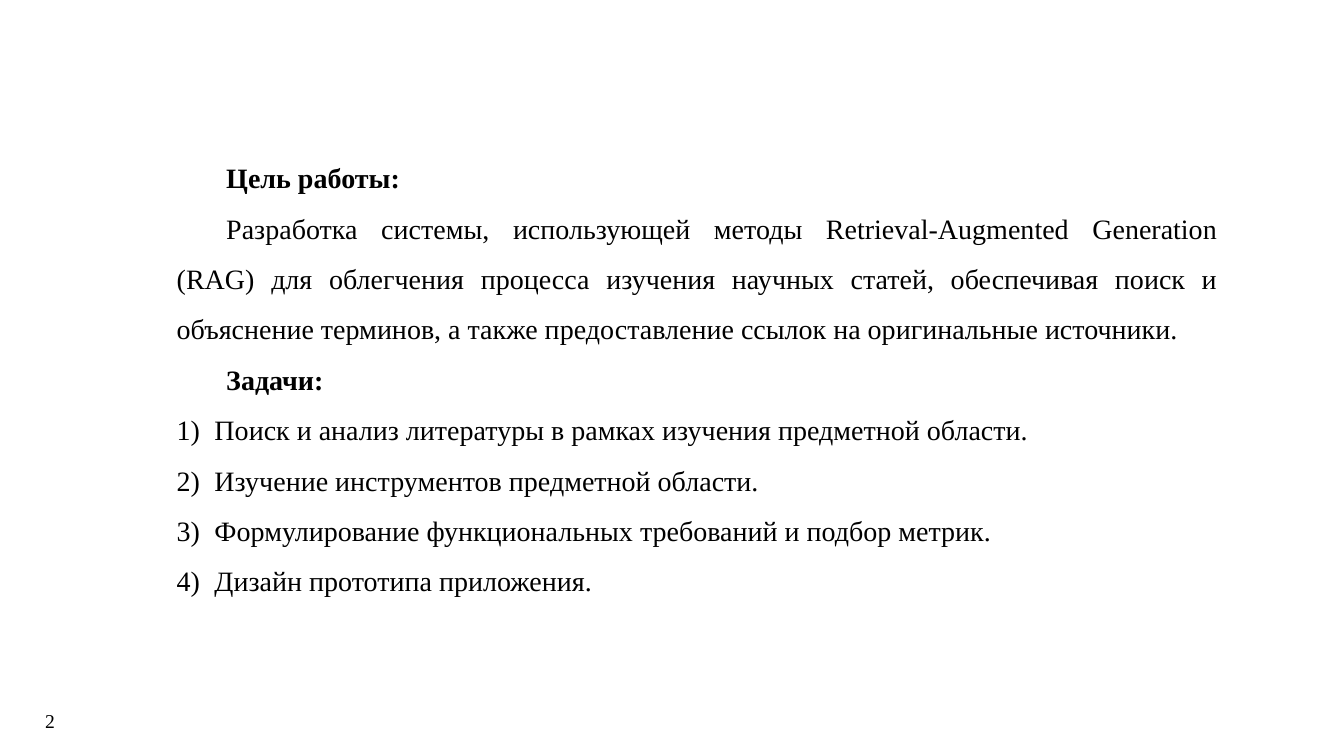
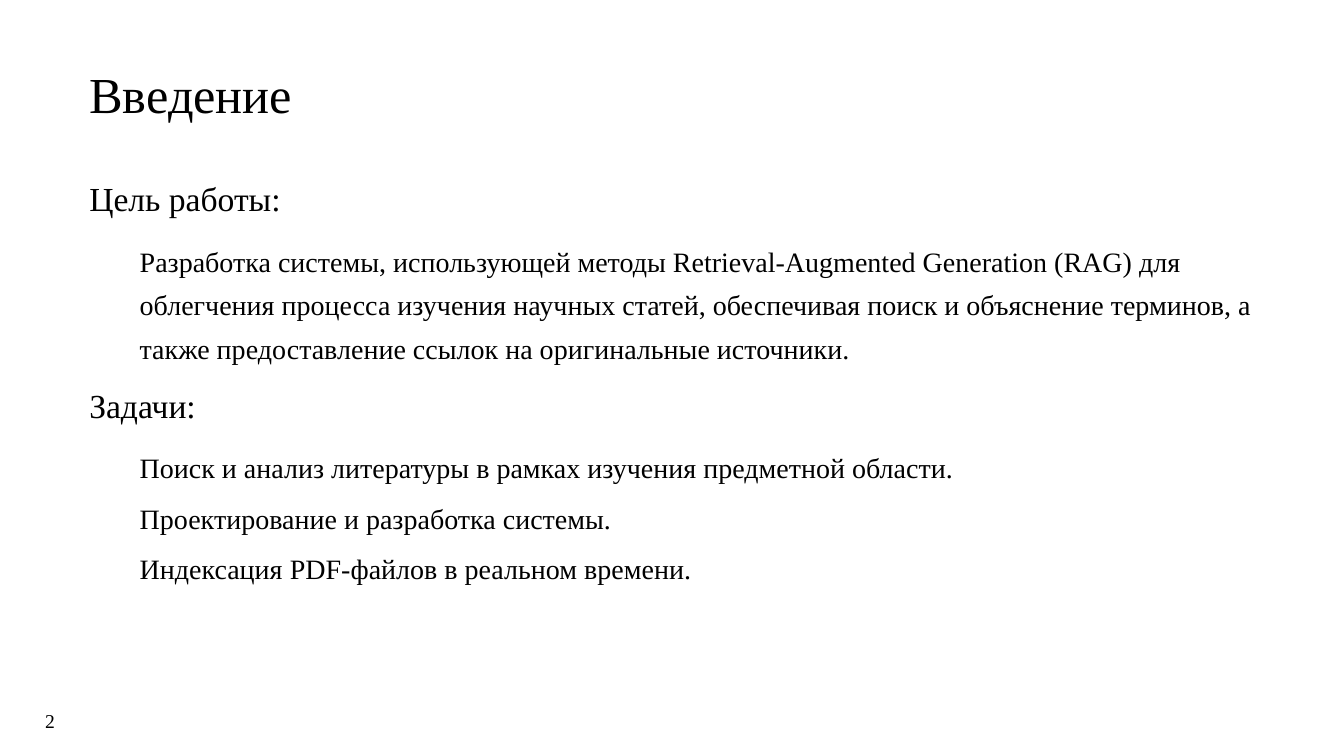
Before and after one commit to Syrenny/diploma-text, a slide deck: slide 2 of report_19.12/21930_Сыренный.pptx. Drawn at 1344x756 pixels with LibreOffice and Linux fonts; fonts in the diff are those of the drawing. Boxes give left, top, right and bottom in pixels: in the first picture for what was removed or moved away, otherwise in the second. Text is boxed around its words. In the diff, an @@ line names an element or a change of style, - is before the commit and + after.

```diff
--- a/report_19.12/21930_Сыренный.pptx
+++ b/report_19.12/21930_Сыренный.pptx
@@ title added at [89,80,292,123], 36 pt, text #000000 @@
+Введение
@@ text "Цель работы:": place and size @@
-text "Цель работы:" at [177,168,1217,597]
+text "Цель работы:" at [89,187,1250,585]
@@ text at [89,187,1250,484]: size 20 to 24 pt, bold off in "Цель работы:", "Задачи:"; alignment justified to left; indent changed; line spacing 1.5 to 1.14; more space between paragraphs; list level 1 to 2 in "Разработка системы, использующей методы Retrieval-Augmented ..."; line spacing 1.5 to 1.3; bullet 1) to none; list level 1 to 2 in "Поиск и анализ литературы в ..." @@
@@ text at [140,509,691,585]: text changed @@
-2) Изучение инструментов предметной области.
-3) Формулирование функциональных требований и подбор метрик.
-4) Дизайн прототипа приложения.
+  Проектирование и разработка системы.
+  Индексация PDF-файлов в реальном времени.
```
Also in this commit, not shown: 5 other slides changed, 5 slides added, 8 slides removed, 4 other files.
